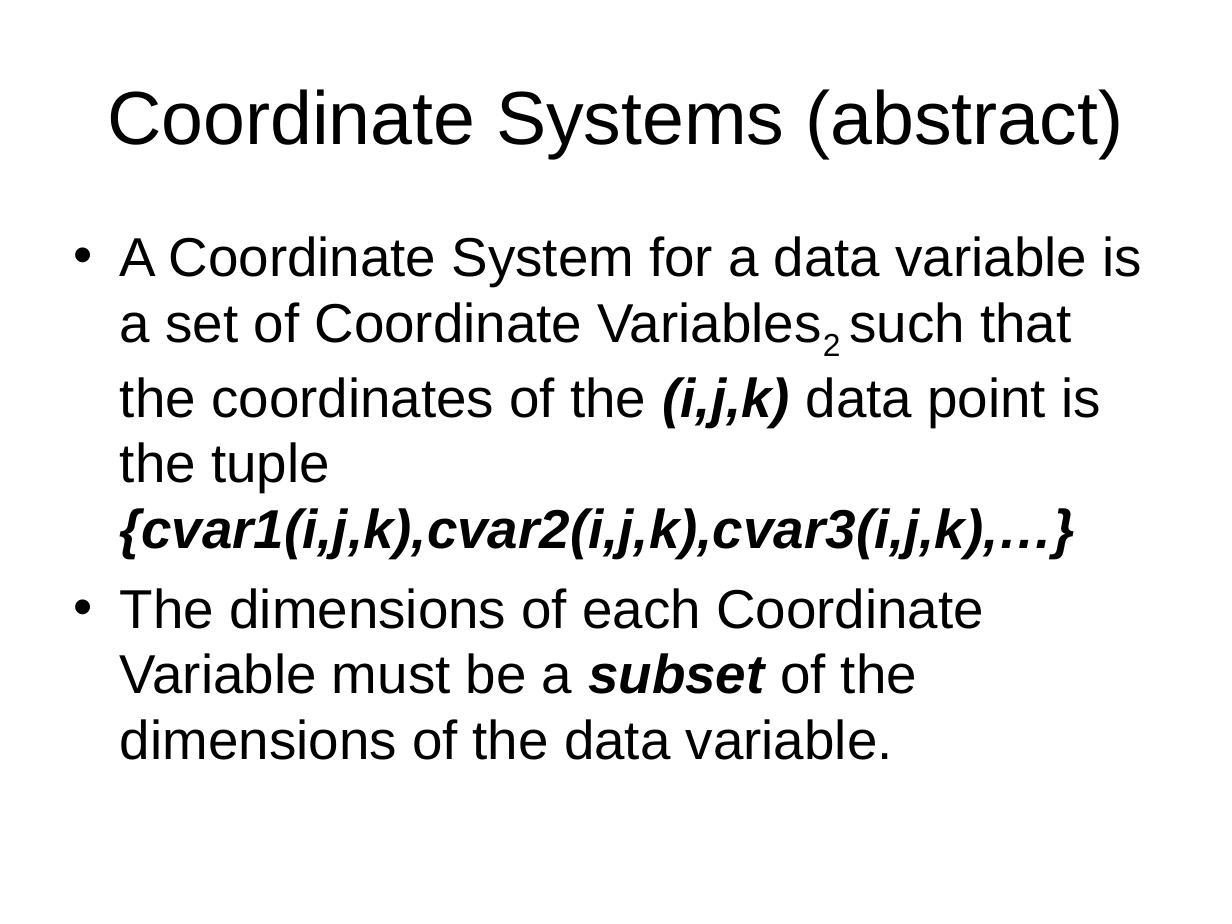
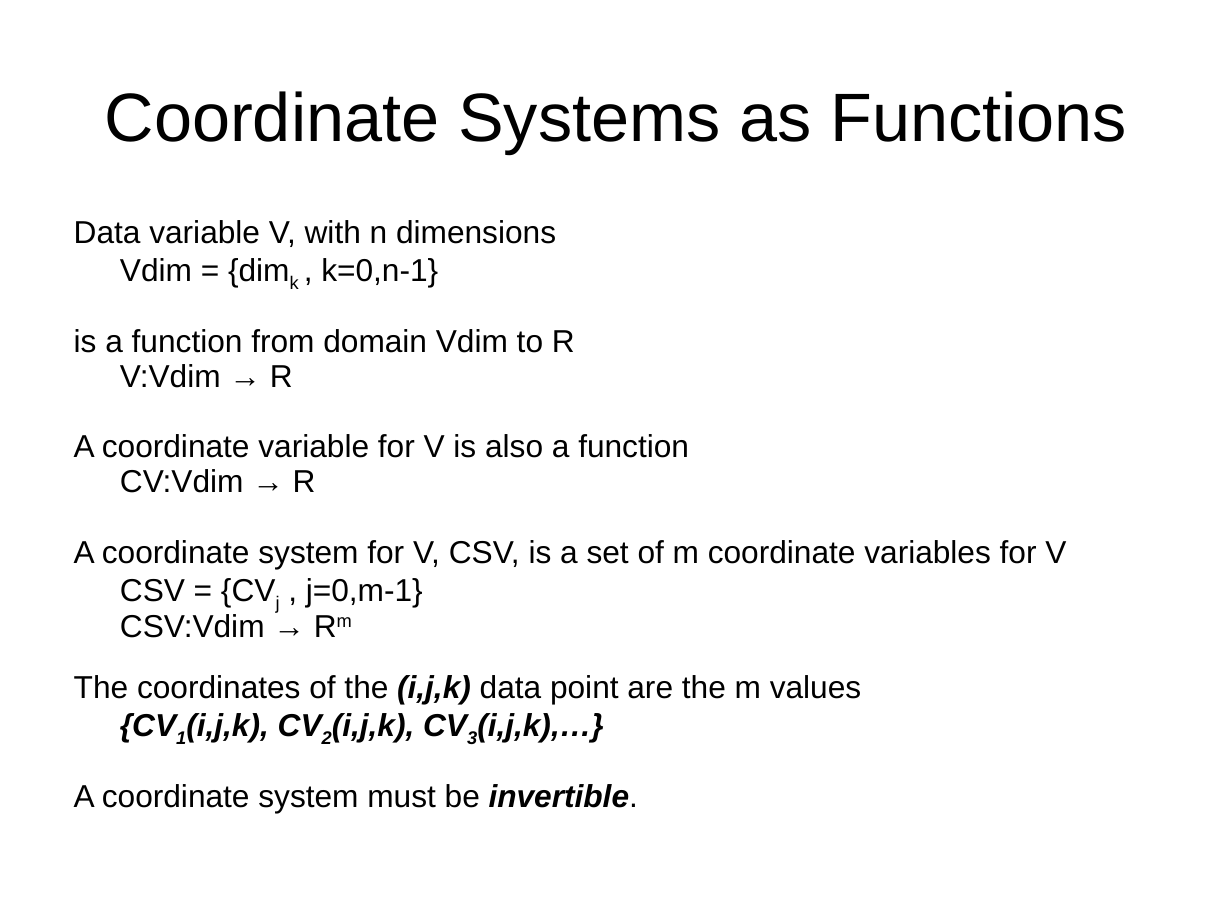
Before and after one commit to ooici-eoi/THREDDS, a slide deck: slide 22 of docs/web/netcdf-java/site/tutorial/CDMoverview.ppt (slide 19 before the commit). Drawn at 1232x924 pixels with LibreOffice and Linux fonts; fonts in the diff are those of the drawing; background and template pictures are left out. Boxes give left, top, right and bottom in pixels: in the first picture for what was removed or moved away, otherwise in the second. Text is boxed around its words. In the diff, an @@ line names an element or a change of style, - is before the commit and + after.

Commit message:
cdm ppt

```diff
--- a/docs/web/netcdf-java/site/tutorial/CDMoverview.ppt
+++ b/docs/web/netcdf-java/site/tutorial/CDMoverview.ppt
@@ title at (105, 91, 1127, 153): text changed; size 44 to 40 pt @@
-Coordinate Systems (abstract)
+Coordinate Systems as Functions
@@ text at (74, 220, 1066, 813): text changed; size 32 to 18.5 pt @@
-• A Coordinate System for a data variable is a set of Coordinate Variables2 such that the coordinates of the (i,j,k) data point is the tuple {cvar1(i,j,k),cvar2(i,j,k),cvar3(i,j,k),…}
-• The dimensions of each Coordinate Variable must be a subset of the dimensions of the data variable.
+Data variable V, with n dimensions
+Vdim = {dimk , k=0,n-1}
+is a function from domain Vdim to R
+V:Vdim → R
+A coordinate variable for V is also a function
+CV:Vdim → R
+A coordinate system for V, CSV, is a set of m coordinate variables for V
+CSV = {CVj , j=0,m-1}
+CSV:Vdim → Rm
+The coordinates of the (i,j,k) data point are the m values
+{CV1(i,j,k), CV2(i,j,k), CV3(i,j,k),…}
+A coordinate system must be invertible.
```
Also in this commit, not shown: 13 other slides changed, 30 slides added, 18 slides removed.
